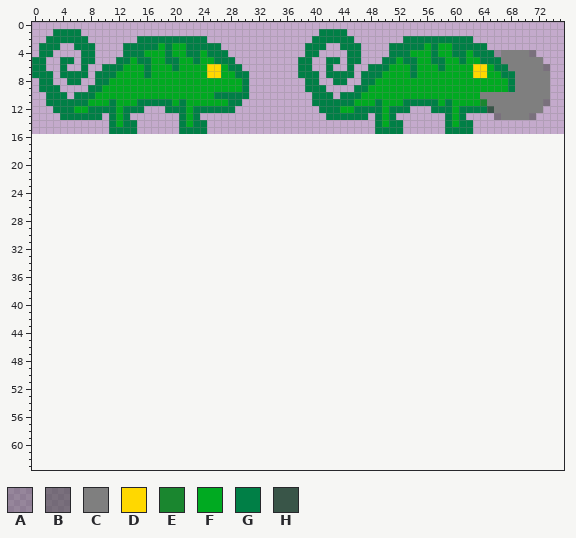
Edited in one commit: sprite sheet (Chameleon Quest/assets/greenchameleon.png). The first picture shows the starting point.
The file is 76x16 pixels. Pixels under 10% opacity are left out. Colours within 5 levels of each other are drawn and written as one. The old version is drawn lined up with the new one, on the new canvas.
Palette (. is transparent): A #4747475d  B #48484898  C #7f7f7f  D #ffd800  E #1a862f  F #00aa21  G #007f46  H #395548
Pixels before (only the part around the change), first column x 0:
 0 ............................................................................
 1 ...GGGG..................................GGGG...............................
 2 ..GGGGGG.......GGGGGGGGGG...............GGGGGG.......GGGGGGGGGG.............
 3 .GGG..GGG....GGGGGFGFFGGGGG............GGG..GGG....GGGGGFGFFGGGGG...........
 4 .GG....GG....GGGFFFGFFGGFGGG...........GG....GG....GGGFFFGFFGGFGGGACCCCB....
 5 GG..GG.GG...GGFGGFFGGFFGFFGGG.........GG..GG.GG...GGFGGFFGGFFGFFGGGCCCCCC...
 6 GG..G..G..GGGFFFGFFFGFFFFDDFGG........GG..G..G..GGGFFFGFFFGFFFFDDFGGCCCCCB..
 7 GGG.GGGG.GGGFFFFGFFFFFFFFDDFFGG.......GGG.GGGG.GGGFFFFGFFFFFFFFDDFFGGCCCCC..
 8 .GG..GG..GGFFFFFFFFFFFFFFFFFFFG........GG..GG..GGFFFFFFFFFFFFFFFFFFFGCCCCC..
 9 .GGG....GGFFFFFFFFFFFFFFFFFFFFG........GGG....GGFFFFFFFFFFFFFFFFFFFFGCCCCC..
10 ..GGG.GGGFFFFFFFFFFFFFFFFFGGGGG.........GGG.GGGFFFFFFFFFFFFFFFFFCCCCCCCCCC..
11 ..GGGGGGFFFGFFFGGGGGFGFFFFFFGG..........GGGGGGFFFGFFFGGGGGFGFFFFECCCCCCCCB..
12 ...GGGFFGGGGFGGG...GGGFGGGGGG............GGGFFGGGGFGGG...GGGFGGGGHCCCCCCC...
13 ....GGGGGG.GFG.......GFG..................GGGGGG.GFG.......GFG....BCCCCB....
14 ...........GFGG......GFGG........................GFGG......GFGG.............
15 ...........GGGG......GGGG........................GGGG......GGGG.............
16 ............................................................................
17 ............................................................................
18 ............................................................................
19 ............................................................................
20 ............................................................................
21 ............................................................................
22 ............................................................................
23 ............................................................................
24 ............................................................................
25 ............................................................................
26 ............................................................................
27 ............................................................................
28 ............................................................................
29 ............................................................................
30 ............................................................................
31 ............................................................................
32 ............................................................................
33 ............................................................................
34 ............................................................................
35 ............................................................................
36 ............................................................................
37 ............................................................................
38 ............................................................................
39 ............................................................................
40 ............................................................................
41 ............................................................................
42 ............................................................................
43 ............................................................................
44 ............................................................................
45 ............................................................................
46 ............................................................................
47 ............................................................................
48 ............................................................................
49 ............................................................................
50 ............................................................................
51 ............................................................................
52 ............................................................................
53 ............................................................................
54 ............................................................................
55 ............................................................................
56 ............................................................................
57 ............................................................................
58 ............................................................................
59 ............................................................................
60 ............................................................................
61 ............................................................................
62 ............................................................................
63 ............................................................................
New version:
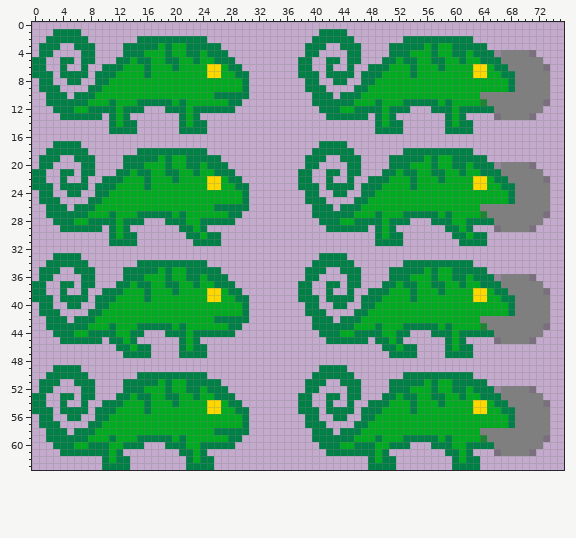
Changes in this commit:
canvas 76x16 -> 76x64
Changed rows in their new state; - is an unchanged pixel.
first column x 65:
12 G
first column x 0:
17 ---GGGG----------------------------------GGGG-----------------------------
18 --GGGGGG-------GGGGGGGGGG---------------GGGGGG-------GGGGGGGGGG-----------
19 -GGG--GGG----GGGGGFGFFGGGGG------------GGG--GGG----GGGGGFGFFGGGGG---------
20 -GG----GG----GGGFFFGFFGGFGGG-----------GG----GG----GGGFFFGFFGGFGGGACCCCB--
21 GG--GG-GG---GGFGGFFGGFFGFFGGG---------GG--GG-GG---GGFGGFFGGFFGFFGGGCCCCCC-
22 GG--G--G--GGGFFFGFFFGFFFFDDFGG--------GG--G--G--GGGFFFGFFFGFFFFDDFGGCCCCCB
23 GGG-GGGG-GGGFFFFGFFFFFFFFDDFFGG-------GGG-GGGG-GGGFFFFGFFFFFFFFDDFFGGCCCCC
24 -GG--GG--GGFFFFFFFFFFFFFFFFFFFG--------GG--GG--GGFFFFFFFFFFFFFFFFFFFGCCCCC
25 -GGG----GGFFFFFFFFFFFFFFFFFFFFG--------GGG----GGFFFFFFFFFFFFFFFFFFFFGCCCCC
26 --GGG-GGGFFFFFFFFFFFFFFFFFGGGGG---------GGG-GGGFFFFFFFFFFFFFFFFFCCCCCCCCCC
27 --GGGGGGFFFGFFFGGGGGFGFFFFFFGG----------GGGGGGFFFGFFFGGGGGFGFFFFECCCCCCCCB
28 ---GGGFFGGGGFGGG---GGGFFGGGGG------------GGGFFGGGGFGGG---GGGFFGGGGCCCCCCC-
29 ----GGGGGG-GFG-------GGFG-----------------GGGGGG-GFG-------GGFG---BCCCCB--
30 -----------GFGG-------GGFGG----------------------GFGG-------GGFGG---------
31 -----------GGGG--------GGGG----------------------GGGG--------GGGG---------
33 ---GGGG----------------------------------GGGG-----------------------------
34 --GGGGGG-------GGGGGGGGGG---------------GGGGGG-------GGGGGGGGGG-----------
35 -GGG--GGG----GGGGGFGFFGGGGG------------GGG--GGG----GGGGGFGFFGGGGG---------
36 -GG----GG----GGGFFFGFFGGFGGG-----------GG----GG----GGGFFFGFFGGFGGGACCCCB--
37 GG--GG-GG---GGFGGFFGGFFGFFGGG---------GG--GG-GG---GGFGGFFGGFFGFFGGGCCCCCC-
38 GG--G--G--GGGFFFGFFFGFFFFDDFGG--------GG--G--G--GGGFFFGFFFGFFFFDDFGGCCCCCB
39 GGG-GGGG-GGGFFFFGFFFFFFFFDDFFGG-------GGG-GGGG-GGGFFFFGFFFFFFFFDDFFGGCCCCC
40 -GG--GG--GGFFFFFFFFFFFFFFFFFFFG--------GG--GG--GGFFFFFFFFFFFFFFFFFFFGCCCCC
41 -GGG----GGFFFFFFFFFFFFFFFFFFFFG--------GGG----GGFFFFFFFFFFFFFFFFFFFFGCCCCC
42 --GGG-GGGFFFFFFFFFFFFFFFFFGGGGG---------GGG-GGGFFFFFFFFFFFFFFFFFCCCCCCCCCC
43 --GGGGGGFFFGFFFGGGGGFGFFFFFFGG----------GGGGGGFFFGFFFGGGGGFGFFFFECCCCCCCCB
44 ---GGGFFGGGGFFGG---GGGFGGGGGG------------GGGFFGGGGFFGG---GGGFGGGGGCCCCCCC-
45 ----GGGGGG-GGFG------GFG------------------GGGGGG-GGFG------GFG----BCCCCB--
46 ------------GGFGG----GFGG-------------------------GGFGG----GFGG-----------
47 -------------GGGG----GGGG--------------------------GGGG----GGGG-----------
49 ---GGGG----------------------------------GGGG-----------------------------
50 --GGGGGG-------GGGGGGGGGG---------------GGGGGG-------GGGGGGGGGG-----------
51 -GGG--GGG----GGGGGFGFFGGGGG------------GGG--GGG----GGGGGFGFFGGGGG---------
52 -GG----GG----GGGFFFGFFGGFGGG-----------GG----GG----GGGFFFGFFGGFGGGACCCCB--
53 GG--GG-GG---GGFGGFFGGFFGFFGGG---------GG--GG-GG---GGFGGFFGGFFGFFGGGCCCCCC-
54 GG--G--G--GGGFFFGFFFGFFFFDDFGG--------GG--G--G--GGGFFFGFFFGFFFFDDFGGCCCCCB
55 GGG-GGGG-GGGFFFFGFFFFFFFFDDFFGG-------GGG-GGGG-GGGFFFFGFFFFFFFFDDFFGGCCCCC
56 -GG--GG--GGFFFFFFFFFFFFFFFFFFFG--------GG--GG--GGFFFFFFFFFFFFFFFFFFFGCCCCC
57 -GGG----GGFFFFFFFFFFFFFFFFFFFFG--------GGG----GGFFFFFFFFFFFFFFFFFFFFGCCCCC
58 --GGG-GGGFFFFFFFFFFFFFFFFFGGGGG---------GGG-GGGFFFFFFFFFFFFFFFFFCCCCCCCCCC
59 --GGGGGGFFFGFFFGGGGGFGFFFFFFGG----------GGGGGGFFFGFFFGGGGGFGFFFFECCCCCCCCB
60 ---GGGFFGGGFFGGG---GGGFFGGGGG------------GGGFFGGGFFGGG---GGGFFGGGGCCCCCCC-
61 ----GGGGGGGFG--------GGFG-----------------GGGGGGGFG--------GGFG---BCCCCB--
62 ----------GFGG--------GFGG----------------------GFGG--------GFGG----------
63 ----------GGGG--------GGGG----------------------GGGG--------GGGG----------
